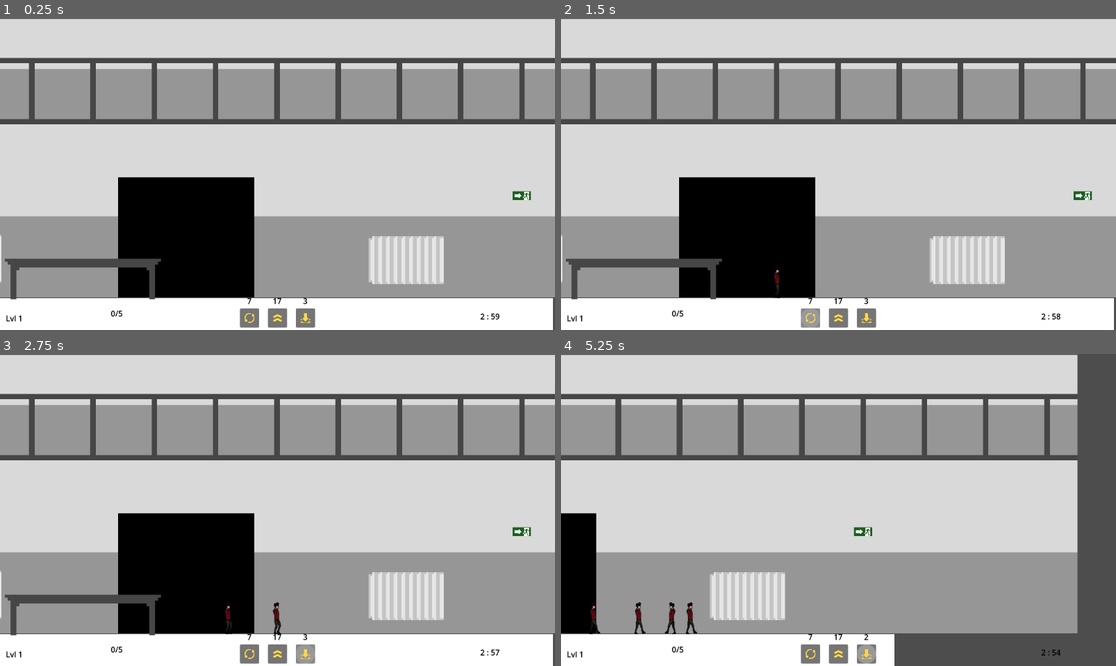
Above: before the commit, frames 1-4 (two rows, left to right).
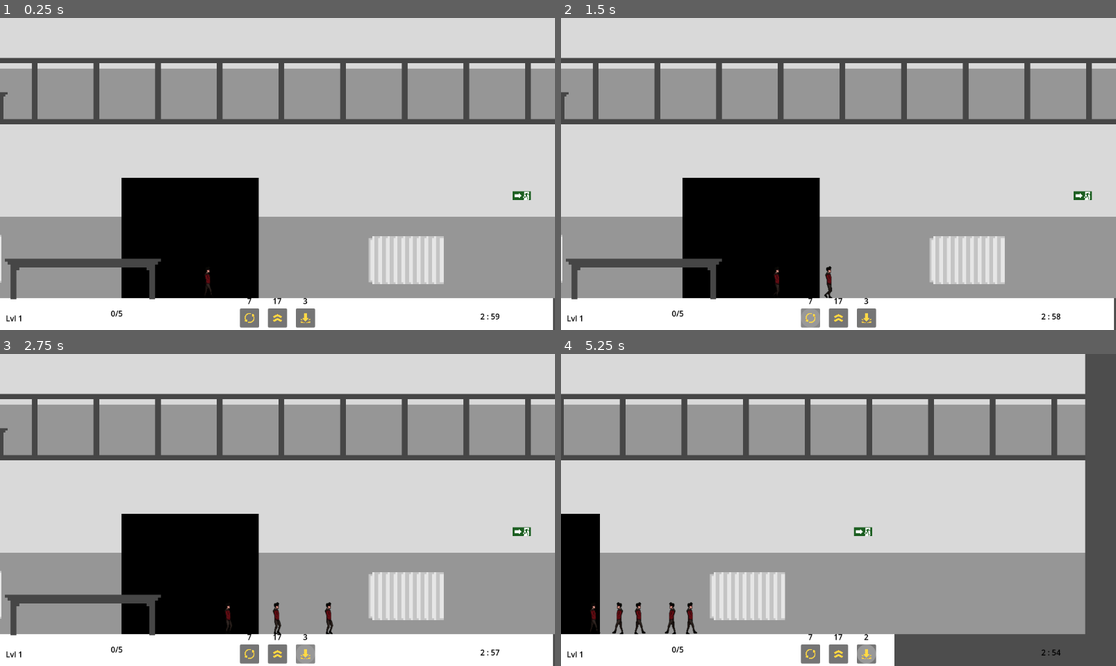
Above: after the commit, the same moments.

Repository: lougon02/EscapeFromHallwayB
Game: Godot game, scene res://scenes/levels/level.tscn
Same seed, same stepped clock (60 frames per second), same inputs: the game is played once before the commit and once after it.
Inputs (mouse positions are in pixels of both pictures, inside the frame that each line leads up to):
- Up to frame 1 (0.25 s): no input
- Up to frame 2 (1.5 s): click (838, 317) at 0.5 s; click (810, 317) at 1.25 s
- Up to frame 3 (2.75 s): click (305, 653) at 2 s
- Up to frame 4 (5.25 s): move the mouse to (838, 619) at 2.77 s; hold D (Right) 2.78-4.28 s; click (838, 619) at 2.85 s; move the mouse to (666, 619) at 3.52 s; click (666, 619) at 3.6 s; move the mouse to (894, 441) at 4.27 s; hold A (Left) 4.28-5.03 s; click (894, 441) at 4.35 s; move the mouse to (666, 619) at 5.02 s; hold D (Right) from 5.03 s (still down); click (666, 619) at 5.1 s

The runs differ from the first frame. In frame 1, 4.4% of the frame differs, in the area x 0-100%, y 0-90%; in frame 2, 4.4%; in frame 3, 4.4%; in frame 4, 5.7%, in the area x 0-95%, y 0-90%.

Commit message:
Added area powerups

Diff:
--- a/project.godot
+++ b/project.godot
@@ -38,6 +38,16 @@
 , Object(InputEventKey,"resource_local_to_scene":false,"resource_name":"","device":-1,"window_id":0,"alt_pressed":false,"shift_pressed":false,"ctrl_pressed":false,"meta_pressed":false,"pressed":false,"keycode":0,"physical_keycode":4194321,"key_label":0,"unicode":0,"echo":false,"script":null)
 ]
 }
+ScrollUp={
+"deadzone": 0.5,
+"events": [Object(InputEventMouseButton,"resource_local_to_scene":false,"resource_name":"","device":-1,"window_id":0,"alt_pressed":false,"shift_pressed":false,"ctrl_pressed":false,"meta_pressed":false,"button_mask":0,"position":Vector2(0, 0),"global_position":Vector2(0, 0),"factor":1.0,"button_index":4,"canceled":false,"pressed":false,"double_click":false,"script":null)
+]
+}
+ScrollDown={
+"deadzone": 0.5,
+"events": [Object(InputEventMouseButton,"resource_local_to_scene":false,"resource_name":"","device":-1,"window_id":0,"alt_pressed":false,"shift_pressed":false,"ctrl_pressed":false,"meta_pressed":false,"button_mask":0,"position":Vector2(0, 0),"global_position":Vector2(0, 0),"factor":1.0,"button_index":5,"canceled":false,"pressed":false,"double_click":false,"script":null)
+]
+}
 
 [layer_names]
 
--- a/scenes/entities/player/player.gd
+++ b/scenes/entities/player/player.gd
@@ -30,11 +30,11 @@
 	if is_on_floor():
 		if Input.is_action_just_pressed("Click") and mouse_in == true:
 			if Globals.is_jump:
-				process_powerup("jump", delta)
+				process_powerup("jump")
 			elif Globals.is_flip:
-				process_powerup("flip", delta)
+				process_powerup("flip")
 			elif Globals.is_weight:
-				process_powerup("weight", delta)
+				process_powerup("weight")
 			else:
 				pass
 
@@ -48,7 +48,7 @@
 	var tween = get_tree().create_tween().set_loops()
 	tween.tween_property($Sprite2D, "frame", 7, 1).from(0)
 
-func process_powerup(powerup, _delta):
+func process_powerup(powerup):
 	if powerup == "jump":
 		velocity.y = JUMP_VELOCITY
 		Globals.jump_amount -= 1
--- a/scenes/levels/level.tscn
+++ b/scenes/levels/level.tscn
@@ -1,10 +1,11 @@
-[gd_scene load_steps=14 format=3 uid="uid://biqbb36n2tg3o"]
+[gd_scene load_steps=15 format=3 uid="uid://biqbb36n2tg3o"]
 
 [ext_resource type="PackedScene" uid="uid://bar2x288423bo" path="res://scenes/entities/player/player.tscn" id="1_2alya"]
 [ext_resource type="Script" path="res://scenes/levels/level.gd" id="1_60x56"]
 [ext_resource type="Texture2D" uid="uid://cdrqmib6c2hvr" path="res://assets/level/background.png" id="2_bpwx3"]
 [ext_resource type="Texture2D" uid="uid://8cuuy54cud0x" path="res://assets/White_square.png" id="2_svv2q"]
 [ext_resource type="Texture2D" uid="uid://dc38juoiy0iyn" path="res://assets/level/handrail.png" id="3_ppaot"]
+[ext_resource type="PackedScene" uid="uid://2yfgnk4jprd7" path="res://scenes/powers/area_effect.tscn" id="3_yrq35"]
 [ext_resource type="PackedScene" uid="uid://btdipd0a85jlt" path="res://scenes/levels/ui.tscn" id="5_e8kyw"]
 [ext_resource type="PackedScene" uid="uid://gwf0fqo8y7g2" path="res://scenes/objects/heater.tscn" id="5_s0mmm"]
 [ext_resource type="PackedScene" uid="uid://b1tuqjtmru4nc" path="res://scenes/objects/bench.tscn" id="6_7avko"]
@@ -26,8 +27,8 @@
 script = ExtResource("1_60x56")
 
 [node name="Background" type="Sprite2D" parent="."]
-position = Vector2(384, 291)
-scale = Vector2(5.78, 5.78)
+position = Vector2(391.92, 291)
+scale = Vector2(5.82, 5.82)
 texture = ExtResource("2_bpwx3")
 
 [node name="FloorSwitchAreas" type="Node2D" parent="."]
@@ -37,6 +38,10 @@
 [node name="CollisionShape2D" type="CollisionShape2D" parent="FloorSwitchAreas/Area2D"]
 position = Vector2(-379.25, 138)
 shape = SubResource("RectangleShape2D_2evgg")
+
+[node name="AreaEffect" parent="." instance=ExtResource("3_yrq35")]
+position = Vector2(373, 539)
+powerup = "Jump"
 
 [node name="FirstFloor" type="Node2D" parent="."]
 
@@ -50,17 +55,22 @@
 one_way_collision = true
 
 [node name="Heater3" parent="FirstFloor" instance=ExtResource("5_s0mmm")]
-position = Vector2(-655, 160)
+position = Vector2(-590, 160)
+collision_layer = 4
+
+[node name="Bench" parent="FirstFloor" instance=ExtResource("6_7avko")]
+position = Vector2(-103, 185)
+scale = Vector2(4.39793, 4.39793)
 collision_layer = 4
 
 [node name="Players" type="Node2D" parent="."]
 
 [node name="Player" parent="Players" instance=ExtResource("1_2alya")]
-position = Vector2(-344, 175)
+position = Vector2(408, 547)
 
 [node name="Handrail" type="Sprite2D" parent="."]
-position = Vector2(384, 152)
-scale = Vector2(5.78, 5.78)
+position = Vector2(391.78, 152)
+scale = Vector2(5.81929, 5.78)
 texture = ExtResource("3_ppaot")
 
 [node name="GroundFloor" type="Node2D" parent="."]
--- a/scenes/levels/ui.tscn
+++ b/scenes/levels/ui.tscn
@@ -2,7 +2,7 @@
 
 [ext_resource type="Script" path="res://scenes/levels/ui.gd" id="1_mynnl"]
 [ext_resource type="Texture2D" uid="uid://v4rfif8janlk" path="res://assets/powers/jump.png" id="2_qi645"]
-[ext_resource type="Texture2D" uid="uid://spv66o485723" path="res://assets/powers/Flip.png" id="3_44n5v"]
+[ext_resource type="Texture2D" uid="uid://spv66o485723" path="res://assets/powers/flip.png" id="3_44n5v"]
 [ext_resource type="Texture2D" uid="uid://cexxkogh2k4wl" path="res://assets/powers/weight.png" id="4_o162o"]
 
 [node name="Ui" type="CanvasLayer"]
Not shown, changed: assets/powers/Flip.png.import
